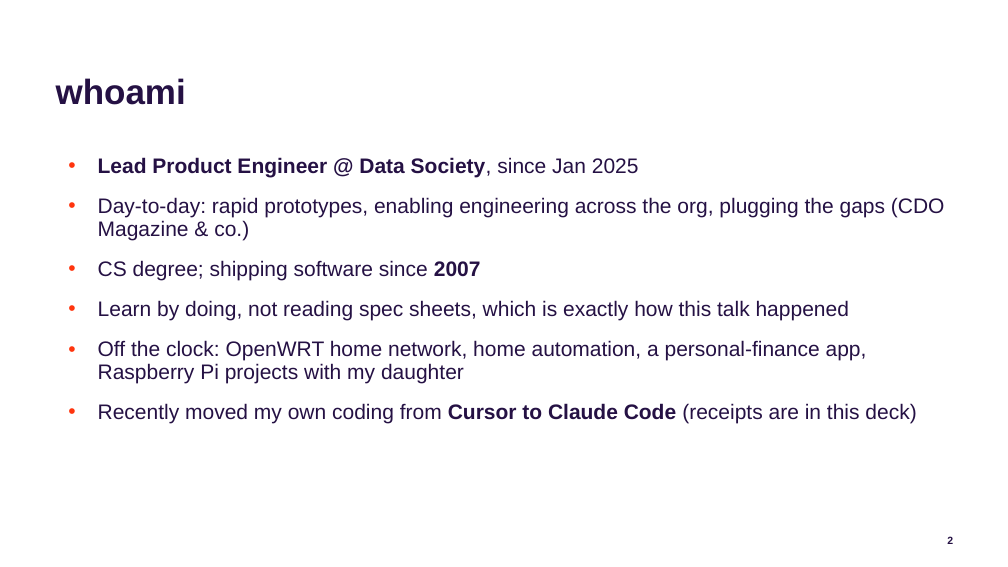
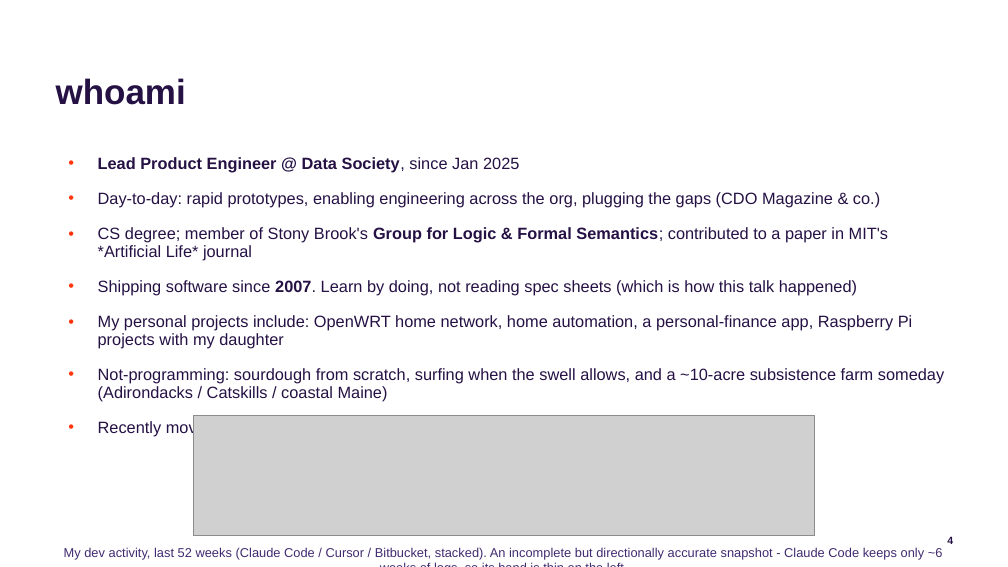
Before and after one commit to jconnolly/local-llm-pi5, a slide deck: slide 4 of local-llm-datasociety.pptx (slide 2 before the commit). Drawn at 1008x567 pixels with LibreOffice and Linux fonts; fonts in the diff are those of the drawing; grey boxes stand for pictures; background and template pictures are left out. Boxes give left, top, right and bottom in pixels: in the first picture for what was removed or moved away, otherwise in the second. Text is boxed around its words. In the diff, an @@ line names an element or a change of style, - is before the commit and + after.

```diff
--- a/local-llm-datasociety.pptx
+++ b/local-llm-datasociety.pptx
@@ text at box(98, 157, 880, 208): size 18 to 14 pt in "Lead Product Engineer @ Data Society, since ...", "Day-to-day: rapid prototypes, enabling engineering across th ..." @@
@@ text at box(98, 227, 944, 437): text changed; size 18 to 14 pt @@
-• CS degree; shipping software since 2007
-• Learn by doing, not reading spec sheets, which is exactly how this talk happened
-• Off the clock: OpenWRT home network, home automation, a personal-finance app, Raspberry Pi projects with my daughter
-• Recently moved my own coding from Cursor to Claude Code (receipts are in this deck)
+• CS degree; member of Stony Brook's Group for Logic & Formal Semantics; contributed to a paper in MIT's *Artificial Life* journal
+• Shipping software since 2007. Learn by doing, not reading spec sheets (which is how this talk happened)
+• My personal projects include: OpenWRT home network, home automation, a personal-finance app, Raspberry Pi projects with my daughter
+• Not-programming: sourdough from scratch, surfing when the swell allows, and a ~10-acre subsistence farm someday (Adirondacks / Catskills / coastal Maine)
+• Recently moved my own coding from Cursor to Claude Code (receipts below)
@@ picture added at box(193, 416, 815, 536) @@
@@ page number at box(947, 537, 953, 544): text changed @@
-2
+4
@@ text added at box(64, 547, 943, 559), 11 pt, text #412B71 @@
+My dev activity, last 52 weeks (Claude Code / Cursor / Bitbucket, stacked). An incomplete but directionally accurate snapshot - Claude Code keeps only ~6 weeks of logs, so its band is thin on the left.
```
Also in this commit, not shown: 4 other slides changed, 4 slides added, 9 other files.
